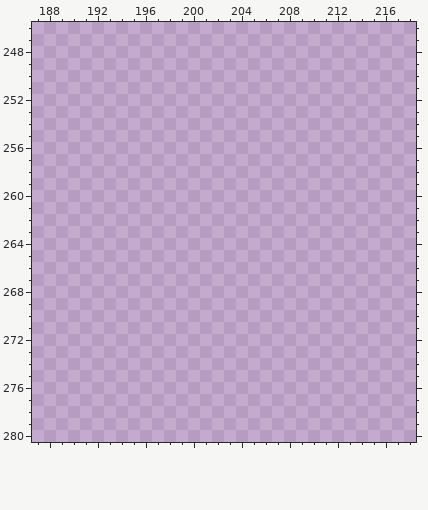
Pixel-art file: BurningKnight/Content/Animations/props.ase. Above: the version before the commit.
340x601 pixels, 1 frame. Colours within 5 levels of each other are drawn and written as one. Shown: x 187..218, y 246..280.
The result:
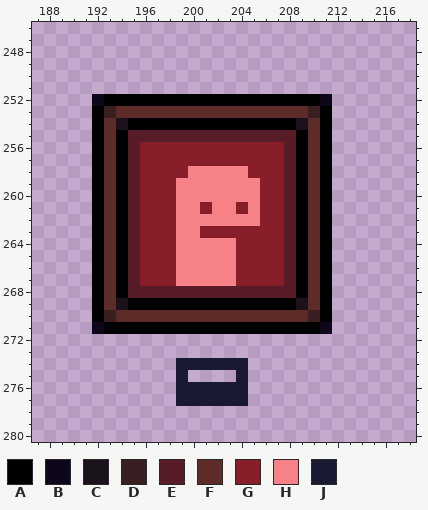
Palette (. is transparent): A #000000  B #0e071b  C #1c121c  D #391f21  E #571c27  F #5d2c28  G #891e2b  H #f68187  J #1a1932
Edits made:
Changed rows in their new state; - is an unchanged pixel.
first column x 192:
252 BAAAAAAAAAAAAAAAAAAB
253 ADFFFFFFFFFFFFFFFFDA
254 AFCAAAAAAAAAAAAAACFA
255 AFAEEEEEEEEEEEEEEAFA
256 AFAEGGGGGGGGGGGGEAFA
257 AFAEGGGGGGGGGGGGEAFA
258 AFAEGGGGHHHHHGGGEAFA
259 AFAEGGGHHHHHHHGGEAFA
260 AFAEGGGHHHHHHHGGEAFA
261 AFAEGGGHHGHHGHGGEAFA
262 AFAEGGGHHHHHHHGGEAFA
263 AFAEGGGHHGGGGGGGEAFA
264 AFAEGGGHHHHHGGGGEAFA
265 AFAEGGGHHHHHGGGGEAFA
266 AFAEGGGHHHHHGGGGEAFA
267 AFAEGGGHHHHHGGGGEAFA
268 AFAEEEEEEEEEEEEEEAFA
269 AFCAAAAAAAAAAAAAACFA
270 ADFFFFFFFFFFFFFFFFDA
271 BAAAAAAAAAAAAAAAAAAB
274 -------JJJJJJ-------
275 -------J----J-------
276 -------JJJJJJ-------
277 -------JJJJJJ-------
Changed places in both pictures, as pixel boxes (x1, y1, x2, y2):
added: (92, 94, 332, 406)
